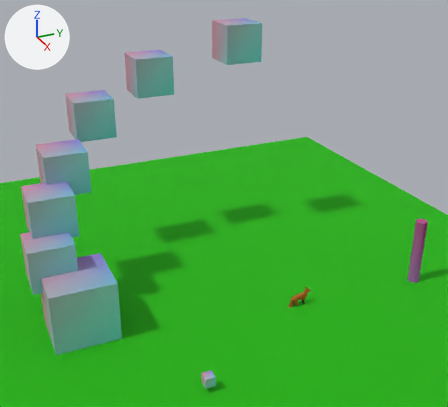
The glTF model resources/public/gltf/scene.gltf as it was, and as the next commit left it.
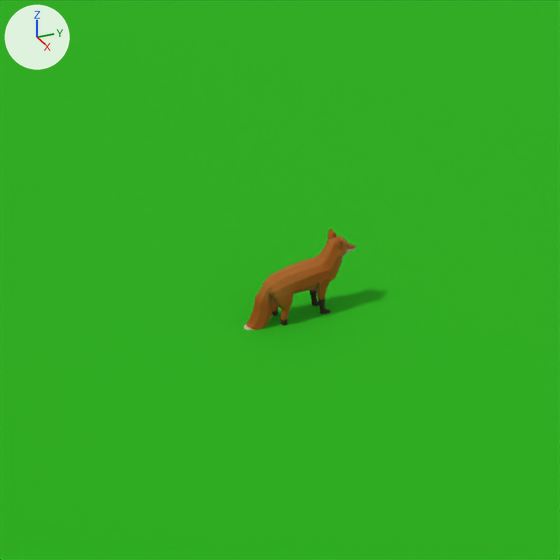
Old and new are each drawn whole from a camera (50 mm lens) standing at (100.1, -50.0, 78.3) and looking at (-14.1, 1.4, 21.1) and again close up on the part from 53% to 79% of the width and 59% to 87% of the height. Every picture has the same lights, and +X, +Y and +Z are marked at upper left. Where no turn or scale is listed for an object, it has been applied to the vertices.

Names of what the first close-up shows: 'Fox_Mesh', 'Ground'.
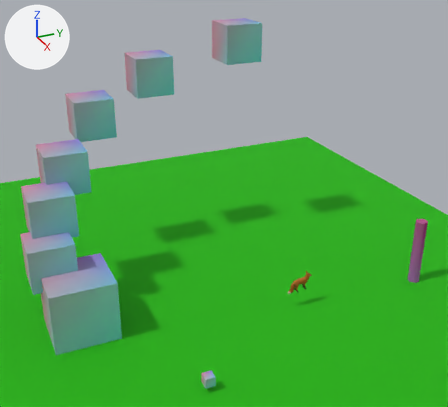
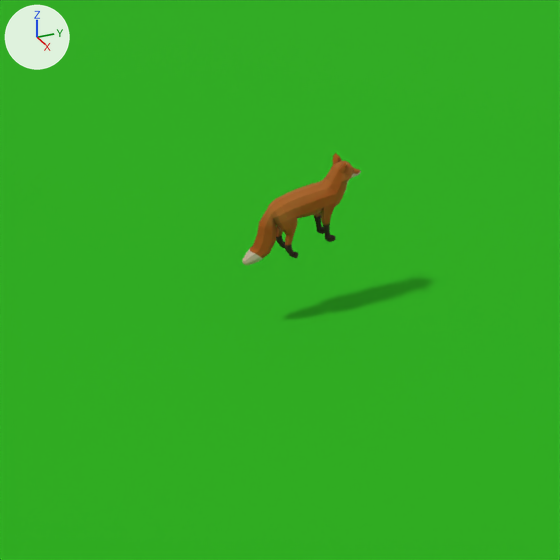
The edits, one by one:
Object 'Fox_Mesh' (ob_fox_mesh) moves from (0.09, 0.0, 2.99) to (0.09, 0.0, 6.99).

Changed parts and their boxes [x1, y1, x2, y2] in the close-ups (560 x 560 px):
'Fox_Mesh', moved
    before: [244, 229, 356, 330]
    after: [242, 153, 361, 265]
